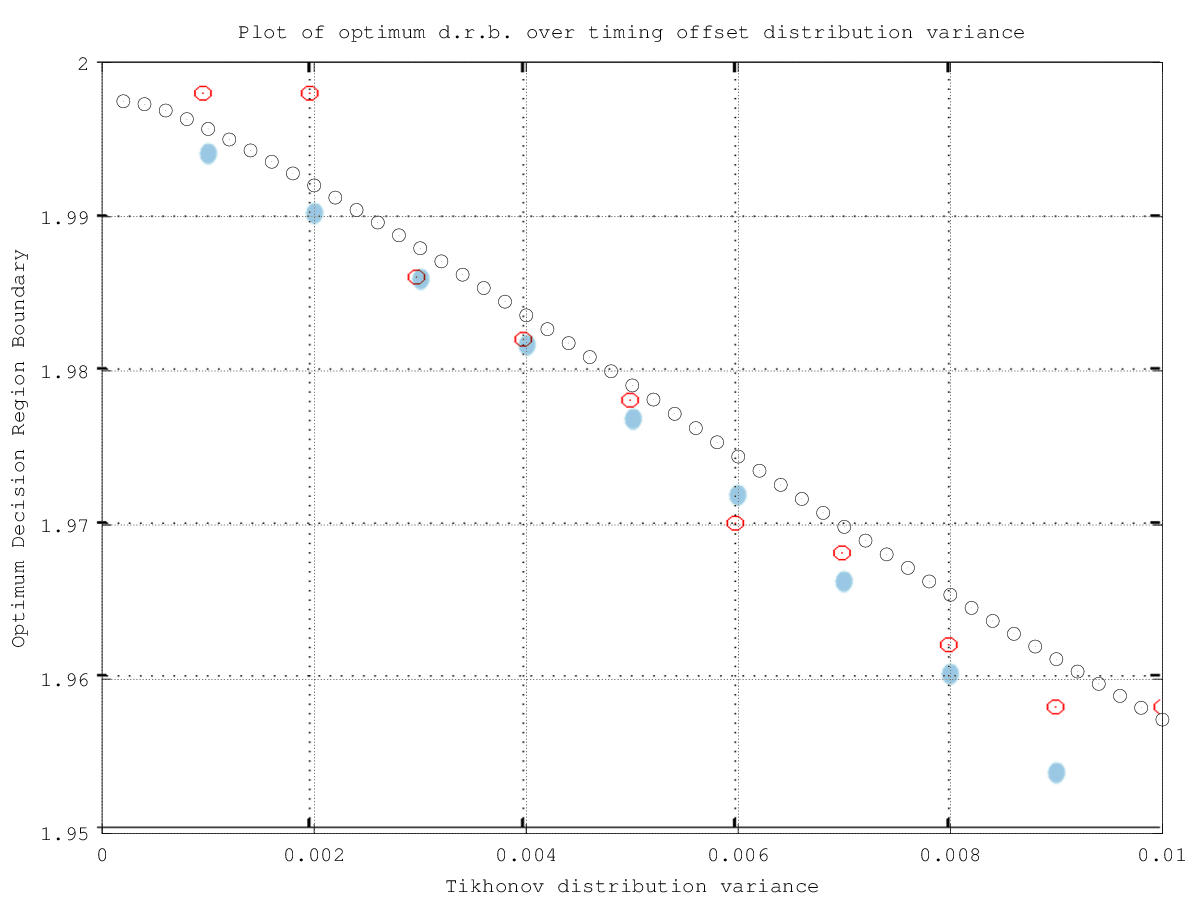
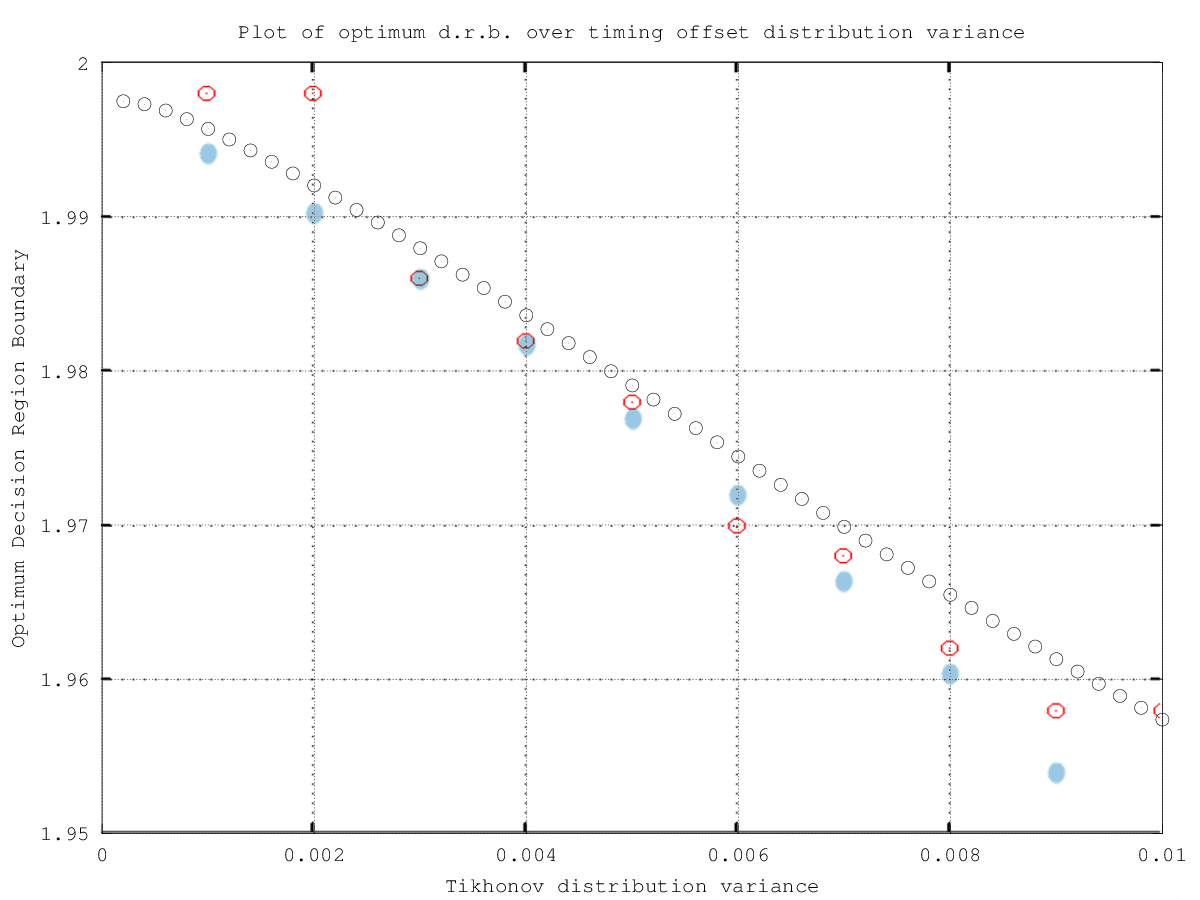
Two versions of the same layered image (1200×900). Layer-by-layer changes:
painted on "Layer #1" over (96, 61, 1161, 834)
